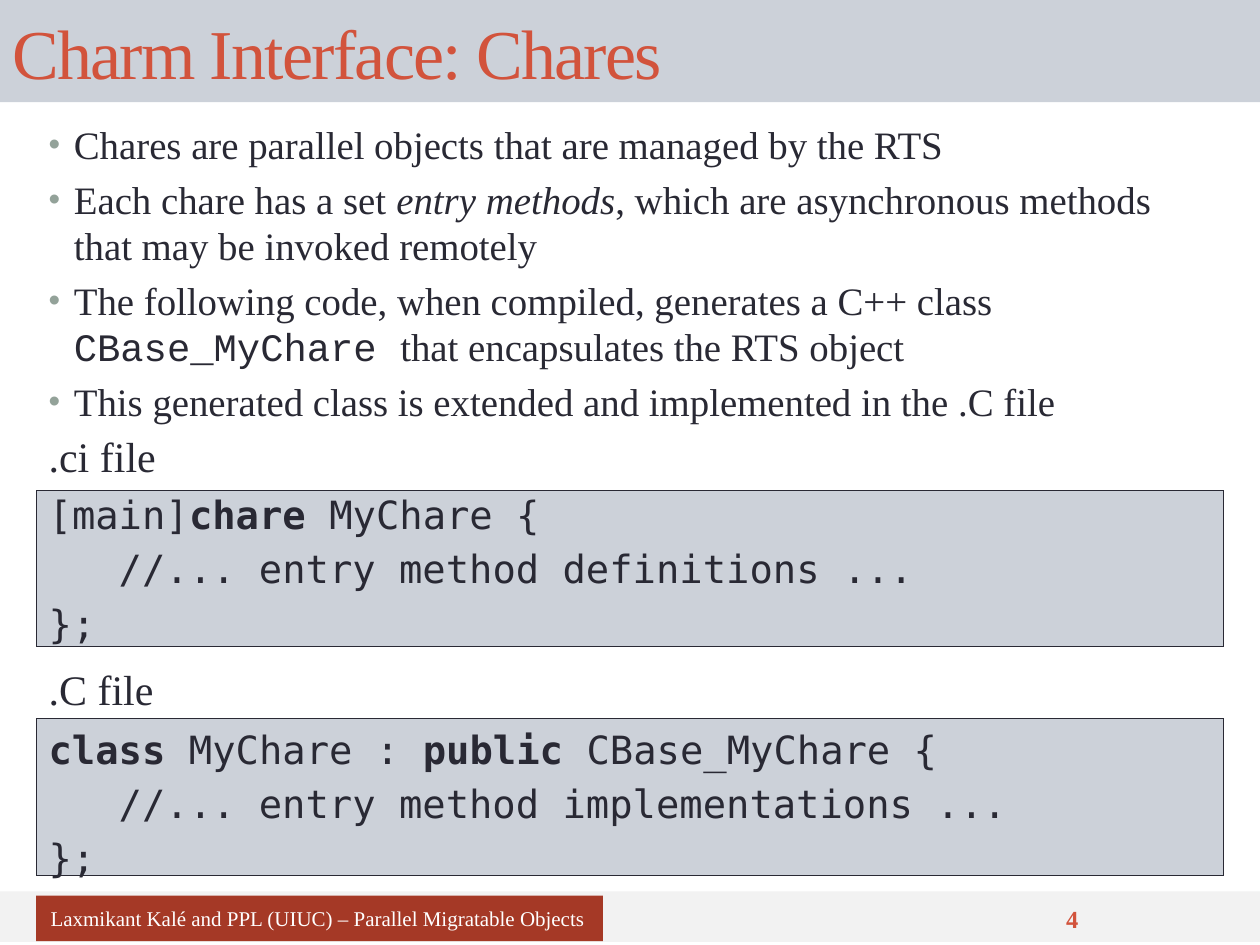
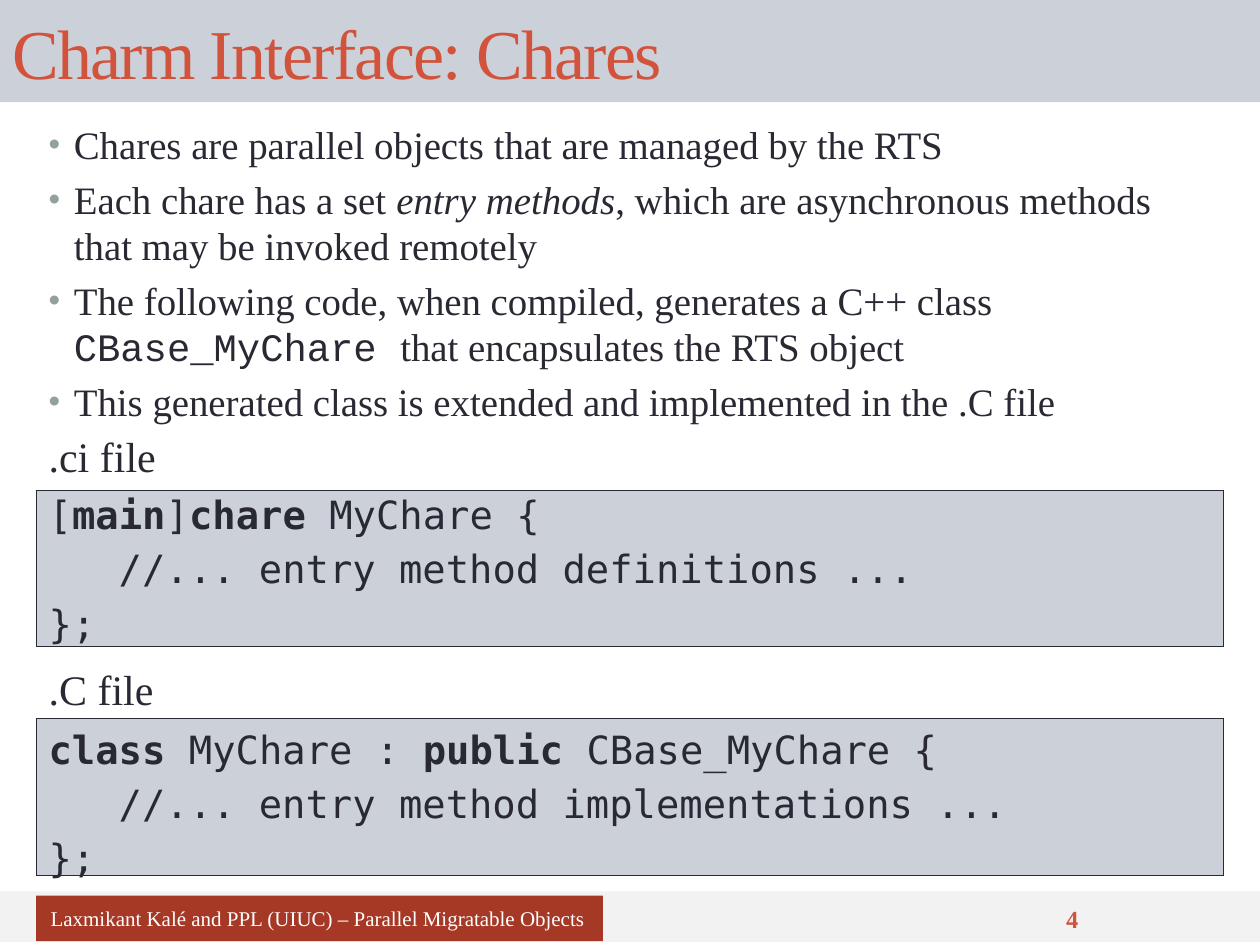
Before and after one commit to UIUC-PPL/charm_tutorial, a slide deck: slide 4 of tutorial-04-charm_basics.pptx. Drawn at 1260x945 pixels with LibreOffice and Linux fonts; fonts in the diff are those of the drawing. Boxes give left, top, right and bottom in pixels: in the first picture for what was removed or moved away, otherwise in the second. Text is boxed around its words. In the diff, an @@ line names an element or a change of style, - is before the commit and + after.

```diff
--- a/tutorial-04-charm_basics.pptx
+++ b/tutorial-04-charm_basics.pptx
@@ text at (49,497,493,537): bold on in "[main]chare" @@
```
Also in this commit, not shown: 9 other slides changed, 4 other files.
